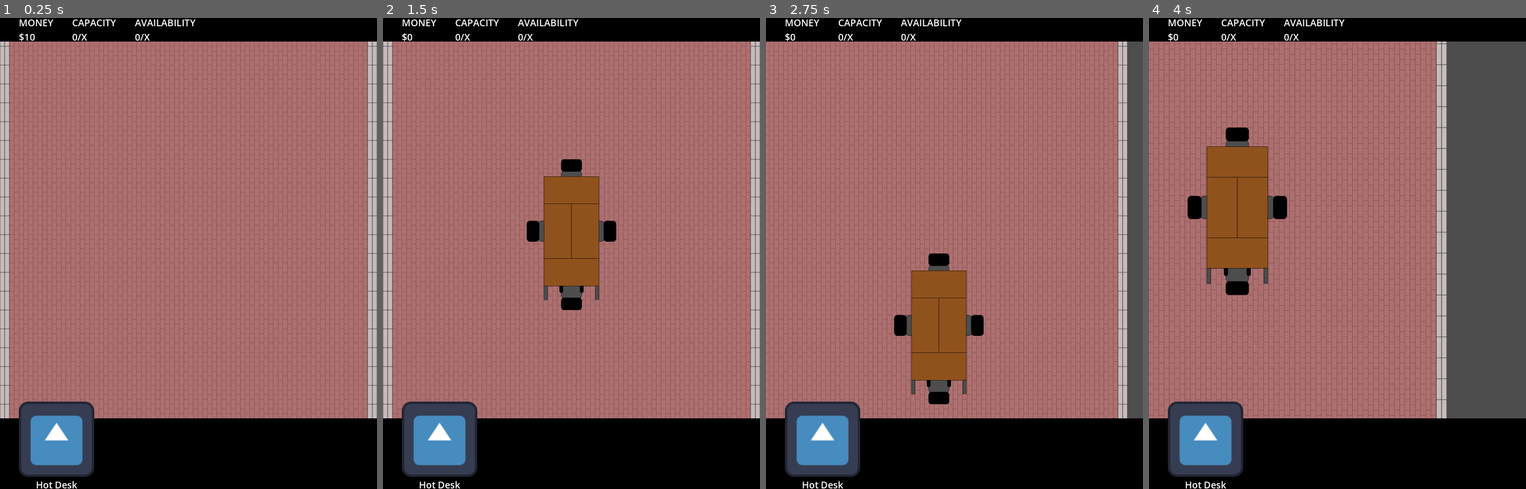
Above: before the commit, frames 1-4 (left to right).
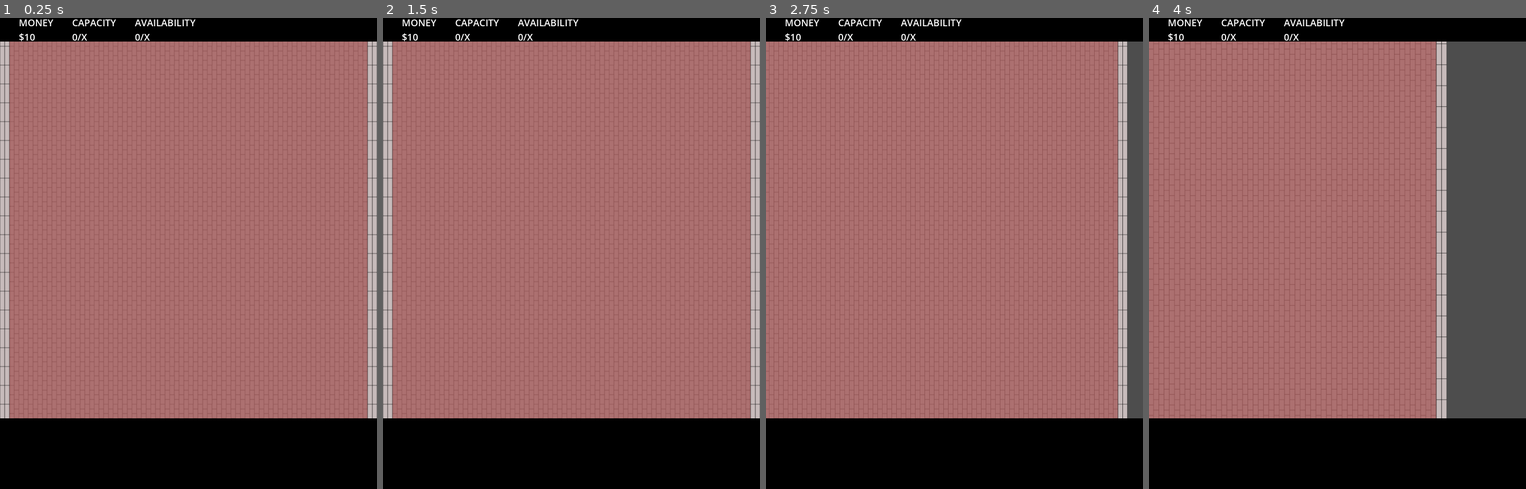
Above: after the commit, the same moments.

Repository: niels-hb/officie-godot
Game: Godot game, scene res://scenes/offices/basic_office_1/basic_office_1.tscn
The game is run twice, just before and just after one commit, with the same random seed, the same clock (stepped at 60 frames per second) and the same inputs. The engine's default icon, where the game draws it, is replaced by a stand-in: a white triangle on a blue panel in a dark square.
Inputs (mouse positions are in pixels of both pictures, inside the frame that each line leads up to):
- Up to frame 1 (0.25 s): no input
- Up to frame 2 (1.5 s): tap Enter at 0.5 s; drag from (439, 451) to (609, 149) at 0.52 s; click (612, 145) at 1.27 s
- Up to frame 3 (2.75 s): tap Space at 2 s; drag from (954, 234) to (935, 347) at 2.02 s
- Up to frame 4 (4 s): tap Enter at 2.75 s; move the mouse to (1375, 149) at 2.77 s; hold . (multi_swipe_down_right) 2.78-3.5 s; hold Mouse wheel up (pinch_outward) 2.78-3.5 s; tap Space at 3.5 s; drag from (1318, 347) to (1224, 182) at 3.52 s

The runs differ from the first frame. In frame 1, 3.3% of the frame differs, in the area x 5-25%, y 81-100%; in frame 2, 7.7%; in frame 3, 7.7%; in frame 4, 8.7%, in the area x 5-37%, y 3-100%.
Error after the commit: Parse Error: Too few arguments for "new()" call. Expected at least 8 but received 5. (res://static_config/room_configuration/room_configuration.gd:35)

Commit message:
Added additional fields to Room - income_per_day: int - time_until_occupied: Vector2i - time_until_collectable: Vector2i

Diff:
--- a/static_config/room_configuration/room.gd
+++ b/static_config/room_configuration/room.gd
@@ -3,14 +3,29 @@
 var name: String
 var size: Vector2i
 var price: int
+var income_per_day: int
+var time_until_occupied: Vector2i
+var time_until_collectable: Vector2i
 var icon: String
 var scene: PackedScene
 
 
-func _init(_name: String, _size: Vector2i, _price: int, _icon: String, _scene: String) -> void:
+func _init(
+	_name: String,
+	_size: Vector2i,
+	_price: int,
+	_income_per_day: int,
+	_time_until_occupied: Vector2i,
+	_time_until_collectable: Vector2i,
+	_icon: String,
+	_scene: String
+) -> void:
 	self.name = _name
 	self.size = _size
 	self.price = _price
+	self.income_per_day = _income_per_day
+	self.time_until_occupied = _time_until_occupied
+	self.time_until_collectable = _time_until_collectable
 	self.icon = _icon
 	self.scene = load(_scene)
 
--- a/static_config/room_configuration/room_configuration.cfg
+++ b/static_config/room_configuration/room_configuration.cfg
@@ -3,6 +3,9 @@
 room_name="Hot Desk"
 size=Vector2i(6, 8)
 price=10
+income_per_day=2
+time_until_occupied=Vector2i(1, 3)
+time_until_collectable=Vector2i(5, 15)
 icon="res://assets/icons/icon.svg"
 scene="res://scenes/rooms/hot_desk/hot_desk.tscn"
 
